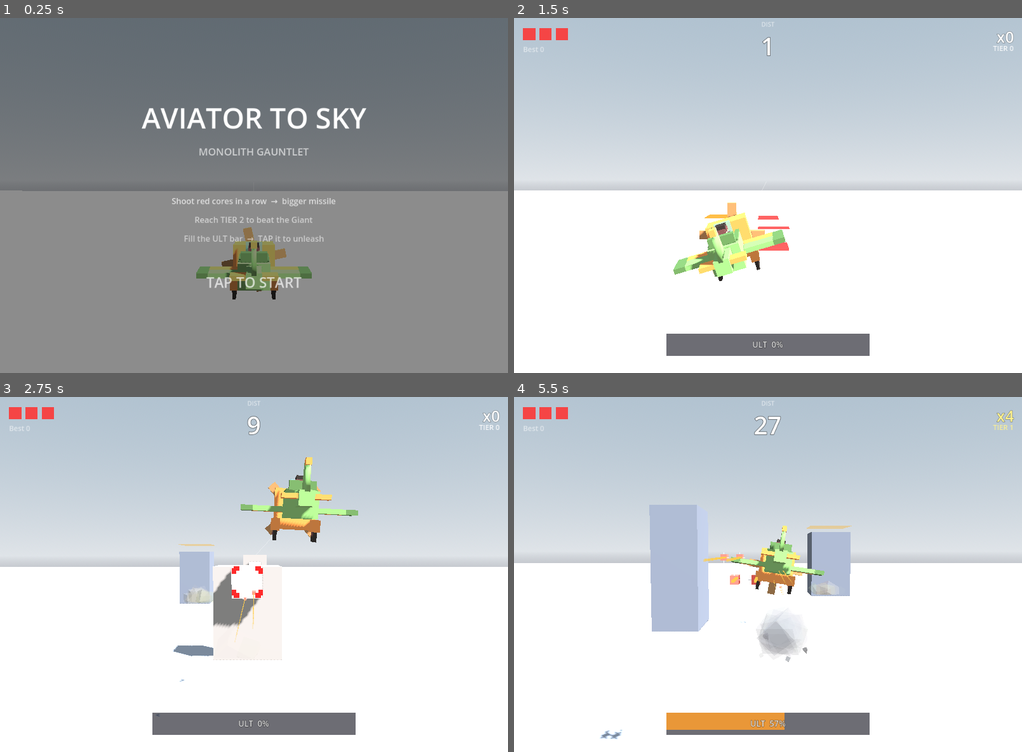
Above: before the commit, frames 1-4 (two rows, left to right).
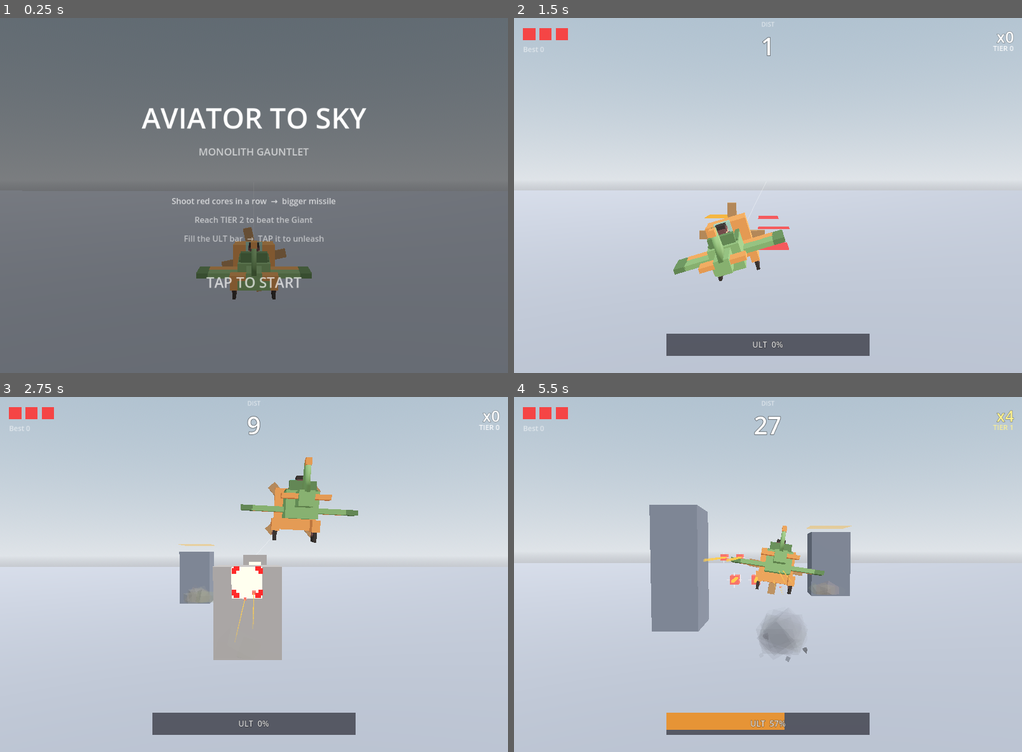
Above: after the commit, the same moments.

Repository: weathermanho/supercent
Game: Godot game, scene res://scenes/Main.tscn
Same seed, same stepped clock (60 frames per second), same inputs: the game is played once before the commit and once after it.
Inputs (mouse positions are in pixels of both pictures, inside the frame that each line leads up to):
- Up to frame 1 (0.25 s): no input
- Up to frame 2 (1.5 s): tap Enter at 0.5, 1.25 s; move the mouse to (879, 177) at 0.52 s; hold Right mouse button (fire_missle) 0.53-1.25 s; click (879, 177) at 0.67 s; drag from (666, 213) to (742, 266) at 1.27 s
- Up to frame 3 (2.75 s): move the mouse to (304, 496) at 2.02 s; hold Right mouse button (fire_missle) from 2.03 s (still down); click (304, 496) at 2.17 s
- Up to frame 4 (5.5 s): release Right mouse button (fire_missle) at 2.75 s; drag from (742, 645) to (615, 521) at 2.77 s; move the mouse to (920, 627) at 3.52 s; hold Right mouse button (fire_missle) 3.53-4.25 s; click (920, 627) at 3.67 s; drag from (615, 521) to (691, 485) at 4.27 s; move the mouse to (793, 574) at 5.02 s; hold Right mouse button (fire_missle) from 5.03 s (still down); click (793, 574) at 5.17 s

The runs differ from the first frame. In frame 1, 48% of the frame differs, in the area x 0-100%, y 48-100%; in frame 2, 49%; in frame 3, 51%; in frame 4, 53%, in the area x 0-100%, y 30-100%.

Commit message:
perf/feel: 조향 반응 ↑ + FPS 개선 (오래된 태블릿 반응 느림)
조향 둔함:
- STEER_SPEED 330 → 720. 스틱을 밀면 타겟이 가장자리에 빠르게 도달 →
  비행기가 강하게 추적 → 즉각적 반응.

FPS (낮은 FPS = 입력도 느리게 느껴짐):
- 태양 그림자 OFF — gl_compatibility + 옛 GPU에서 directional shadow는
  큰 비용, flat-shaded 스타일엔 시각 손실 적음.
- stretch/mode=viewport + aspect=expand — 1000x700 고정 해상도로
  렌더 후 화면에 업스케일. 고DPI 태블릿의 픽셀 부담 대폭 감소 (가장 큰
  FPS 레버). HUD 레이아웃 정상 확인.

Co-Authored-By: Claude Opus 4.7 <noreply@anthropic.com>

Diff:
--- a/godot_project/project.godot
+++ b/godot_project/project.godot
@@ -26,6 +26,8 @@
 
 window/size/viewport_width=1000
 window/size/viewport_height=700
+window/stretch/mode="viewport"
+window/stretch/aspect="expand"
 
 [input]
 
--- a/godot_project/scripts/Atmosphere.gd
+++ b/godot_project/scripts/Atmosphere.gd
@@ -74,6 +74,8 @@
 	sun.rotation = Vector3(deg_to_rad(-45.0), deg_to_rad(-40.0), 0.0)
 	sun.light_energy = 1.1
 	sun.light_color = SUN_COLOR
-	sun.shadow_enabled = true
-	sun.directional_shadow_max_distance = 3000.0
+	# Shadows OFF — on older mobile GPUs (gl_compatibility) directional shadow
+	# mapping is a big per-frame cost for little visual gain in this flat-shaded
+	# style. Disabling lifts FPS, which also makes input feel snappier.
+	sun.shadow_enabled = false
 	add_child(sun)
--- a/godot_project/scripts/Main.gd
+++ b/godot_project/scripts/Main.gd
@@ -130,7 +130,9 @@
 var _joy_touch_index: int = -1
 var _joy_vec: Vector2 = Vector2.ZERO
 const JOY_RADIUS := 95.0
-const STEER_SPEED := 330.0       # world units/sec at full stick deflection
+const STEER_SPEED := 720.0       # world units/sec at full stick — snappy, the
+                                 # target reaches the edge fast so the plane
+                                 # chases hard (was 330 = sluggish).
 
 
 func _ready() -> void:
